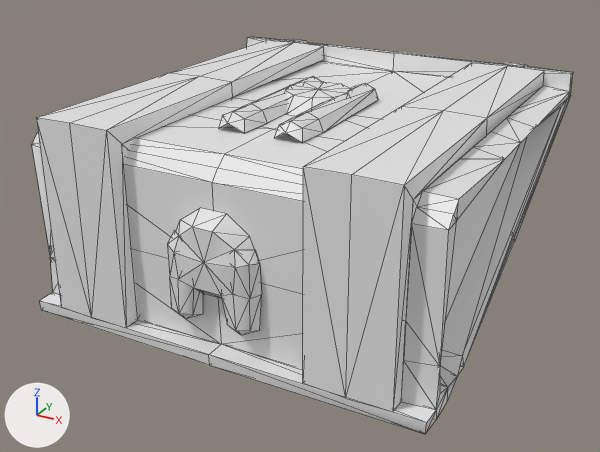
Renders of the FBX model src/addons/no_mans_sky_base_builder/models/corvette/B_STR_AA_Y_S.fbx from each side of a commit.
Camera for both pictures: a camera (50 mm lens) standing at (5.47, -10.49, 6.03) and looking at (-0.64, 0.61, 0.47). The axes (+X, +Y, +Z) are drawn at lower left. The lights are the same throughout. The picture after the commit comes second. Mesh edges are drawn as thin lines. Vertices at exactly the same position are counted once.

Names of what the first picture shows: 'B_STR_AA_Y_S'.
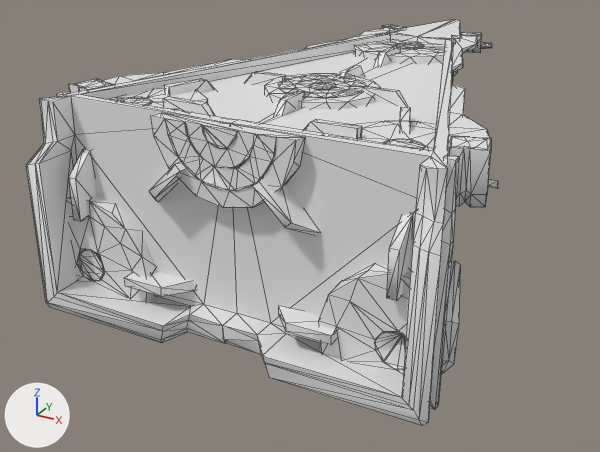
What differs and where, as boxes [x1, y1, x2, y2] in the pictures (600 x 452 px):
```json
{"object": "B_STR_AA_Y_S", "change": "reshaped, turned", "before": [32, 37, 573, 434], "after": [26, 20, 498, 425]}
{"part": 1, "of": "me_b_str_aa_y_smesh", "change": "rebuilt", "before": [32, 37, 573, 434], "after": [26, 20, 460, 425], "on screen": "20% narrower"}
{"part": 2, "of": "me_b_str_aa_y_smesh", "change": "rebuilt", "before": [218, 77, 379, 143], "after": [264, 74, 380, 109]}
{"part": 3, "of": "me_b_str_aa_y_smesh", "change": "deleted", "before": [167, 208, 262, 335]}
{"part": 4, "of": "me_b_str_aa_y_smesh", "change": "added", "after": [56, 25, 498, 409]}
```

The change, as JSON lines over the scene's bpy script:
```json
{"block": "me_b_str_aa_y_smesh", "where": "# used by ob_b_str_aa_y_s; location = (0.0, 0.0, 0.0); rotation_euler = (1.571, 0.0, 0.0), in degrees (90, 0, 0)"}
{"op": "remove", "block": "me_b_str_aa_y_smesh", "code": "me_b_str_aa_y_smesh.from_pydata(...)  # 386 vertices, 664 faces; spans x -3.0..3.0, y 0.0..3.0, z -3.14..3.0"}
{"op": "add", "block": "me_b_str_aa_y_smesh", "code": "me_b_str_aa_y_smesh.from_pydata(...)  # 1293 vertices, 1896 faces; spans x -3.15..3.16, y 0.0..3.11, z -2.94..6.01"}
{"block": "me_b_str_aa_y_smesh", "change": "me_b_str_aa_y_smesh part 1: the loose piece of 284 vertices spanning x -3.0..3.0, y 0.0..3.0, z -3.14..3.0 is rebuilt with 130 vertices and now spans x -2.97..2.97, y 0.04..3.1, z -2.94..6.01"}
{"block": "me_b_str_aa_y_smesh", "change": "me_b_str_aa_y_smesh part 2: the loose piece of 55 vertices spanning x -0.68..0.68, y 2.75..3.0, z -0.8..1.72 is rebuilt with 58 vertices and now spans x -0.85..0.85, y 2.82..3.01, z -0.72..0.99"}
{"block": "me_b_str_aa_y_smesh", "change": "me_b_str_aa_y_smesh part 3: the loose piece of 47 vertices spanning x -0.68..0.68, y 0.53..2.1, z 2.75..3.0 is deleted"}
{"block": "me_b_str_aa_y_smesh", "change": "me_b_str_aa_y_smesh part 4: 1105 vertices added at x -3.15..3.16, y 0.0..3.11, z -2.68..4.82"}
{"op": "set", "path": "ob_b_str_aa_y_s.rotation_euler", "old": "(1.571, 0.0, 0.0)", "new": "(1.571, 0.0, -3.142)", "note": "degrees (90, 0, 0) -> degrees (90, 0, -180)"}
```
